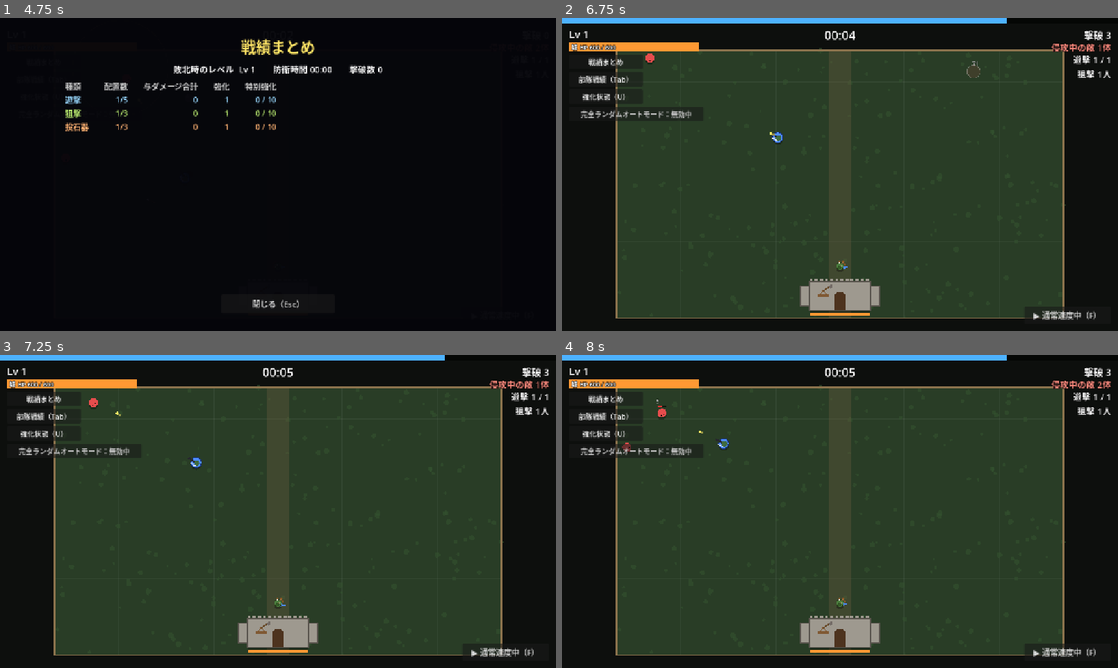
Above: before the commit, frames 1-4 (two rows, left to right).
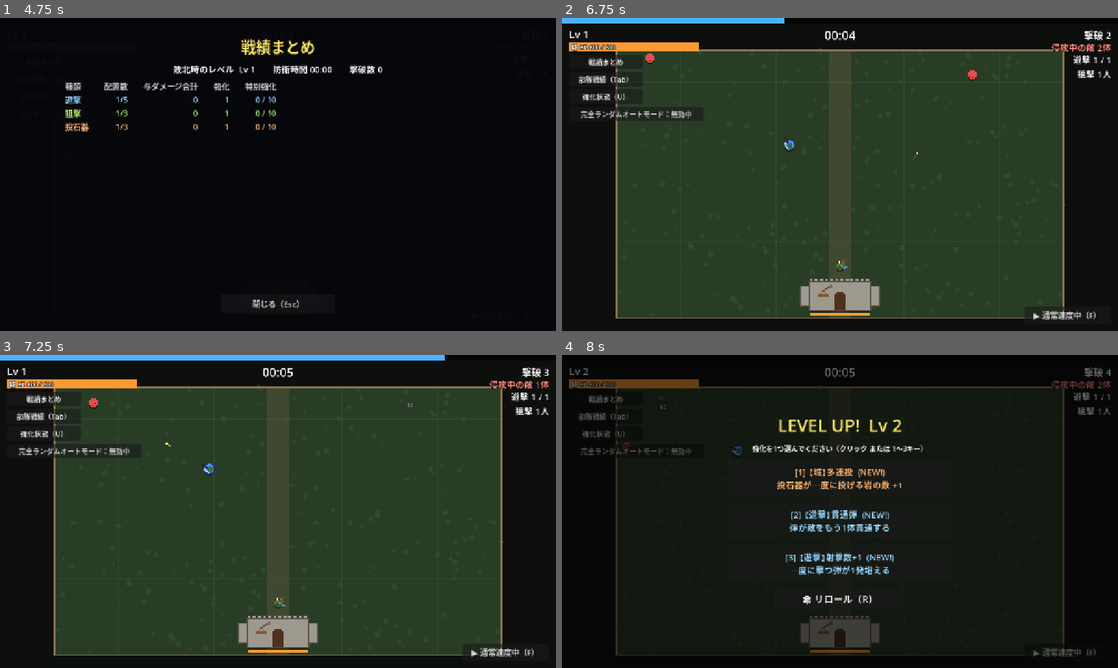
Above: after the commit, the same moments.

Repository: sukepuu/vgnfhusi4v3128904cmtu31
Game: Godot game, scene res://scenes/main.tscn
The game is run twice, just before and just after one commit, with the same random seed, the same clock (stepped at 60 frames per second) and the same inputs.
Inputs (mouse positions are in pixels of both pictures, inside the frame that each line leads up to):
- Up to frame 1 (4.75 s): click "[1] 【遊撃】遊撃部隊 (NEW!) 射撃と剣で戦う遊撃…" at 0.5 s; click "[1] 【狙撃】狙撃部隊 (NEW!) 迎撃部隊の後ろに立…" at 1.25 s; click "[1] 【城】投石器 (NEW!) 大砲より広い範囲に岩を…" at 2 s; click "戦績まとめ" at 2.75 s; click "部隊戦績（Tab）" at 3.5 s; click "強化状態（U）" at 4.25 s
- Up to frame 2 (6.75 s): click "完全ランダムオートモード：無効中" at 5 s; click "▶ 通常速度中（F）" at 5.75 s; click "閉じる（Esc）" at 6.5 s
- Up to frame 3 (7.25 s): no input
- Up to frame 4 (8 s): tap Enter at 7.25 s; move the mouse to (962, 495) at 7.27 s; tap R at 7.35 s; click (962, 495) at 7.42 s; tap Space at 7.52, 7.82 s

Frame 1 is identical in both runs. In frame 2, 0.9% of the frame differs, in the area x 37-99%, y 0-78%; in frame 3, 0.1%; in frame 4, 71%, in the area x 0-99%, y 0-97%.

Commit message:
各部隊・兵装の攻撃力と攻撃間隔を調整
遊撃（射撃10/0.5秒・剣16/0.8秒）、迎撃20/1秒、弓兵20/1秒、狙撃40/2秒、
近衛100/1秒、重装30/2秒、工兵（爆弾360・落とし穴180/設置12秒）、鼓舞140/9秒、
遊撃ペット5/0.5秒、弓兵ペット10/1秒、鼓舞ペット70/9秒、矢倉18/1秒、大砲48/4秒、
投石器120/10秒、バリスタ48/4秒、連射砲3/0.2秒。
強化の計算式の基本値もそろえて変更。突進突きは威力40のまま（倍率400%）。

Co-Authored-By: Claude Opus 5.5 <noreply@anthropic.com>
Claude-Session: https://claude.ai/code/session_011NyugcHQ7VLrKVd7aaRyr2

Diff:
--- a/auto_soldier/scripts/archer_stats.gd
+++ b/auto_soldier/scripts/archer_stats.gd
@@ -3,9 +3,9 @@
 
 var max_hp := 80.0
 ## 弓兵の攻撃力。通常の矢は攻撃力の100%。
-var attack_power := 90.0
+var attack_power := 20.0
 ## 矢を放つ間隔（秒）
-var interval := 0.8
+var interval := 1.0
 ## 一度に放つ矢の数
 var shots := 1
 ## 射程
--- a/auto_soldier/scripts/castle.gd
+++ b/auto_soldier/scripts/castle.gd
@@ -30,8 +30,8 @@
 
 # --- 矢倉（自動で矢を撃つ）
 var tower_count := 0
-var tower_interval := 0.9
-var tower_attack_power := 94.08
+var tower_interval := 1.0
+var tower_attack_power := 18.0
 var tower_range := 520.0
 var _tower_cds: Array = [0.0, 0.3, 0.6, 0.15]
 var _tower_aims: Array = [Vector2.UP, Vector2.UP, Vector2.UP, Vector2.UP]
@@ -43,7 +43,7 @@
 var cannon_level := 0
 var cannon_interval := 4.0
 ## 大砲の基本の威力（変更前の104の70%）。通常の砲弾も特別強化も、ぜんぶここから計算する
-var cannon_attack_power := 36.4
+var cannon_attack_power := 48.0
 var cannon_radius := 90.0
 var cannon_range := 650.0
 var _cannon_cds: Array = [1.0, 2.3, 3.6]
@@ -56,17 +56,17 @@
 
 # --- 投石器（大砲より範囲が広いが、発射間隔が長い）。最大3台
 var catapult_level := 0
-var catapult_interval := 9.0
+var catapult_interval := 10.0
 ## 投石器の基本の威力（変更前の70%）。通常の岩も特別強化も、ぜんぶここから計算する
-var catapult_attack_power := 103.488
+var catapult_attack_power := 120.0
 var catapult_radius := 150.0
 var _catapult_cds: Array = [2.0, 5.0, 8.0]
 var _catapult_swings: Array = [0.0, 0.0, 0.0]
 # --- バリスタ（矢倉より発射間隔が長いが、高威力・射程無限・貫通無限）。最大3基
 var ballista_level := 0
 var rapid_level := 0
-var rapid_attack_power := 55.0
-var rapid_interval := 0.125
+var rapid_attack_power := 3.0
+var rapid_interval := 0.2
 var rapid_shots := 1
 var rapid_pierce := 0
 var rapid_overheat := false
@@ -95,7 +95,7 @@
 var _rapid_flash: Array = [0.0, 0.0]
 var ballista_interval := 4.0
 ## バリスタの基本の威力。通常の矢も特別強化も、ぜんぶここから計算する
-var ballista_attack_power := 274.56
+var ballista_attack_power := 48.0
 var _ballista_cds: Array = [1.0, 2.3, 3.6, 4.9]
 var _ballista_aims: Array = [Vector2.UP, Vector2.UP, Vector2.UP, Vector2.UP]
 var _ballista_recoil: Array = [0.0, 0.0, 0.0, 0.0]
--- a/auto_soldier/scripts/drummer_stats.gd
+++ b/auto_soldier/scripts/drummer_stats.gd
@@ -2,7 +2,7 @@
 ## 鼓舞部隊全員で共有するステータス（通常攻撃は投石器と同じ威力・間隔・範囲から始まる）
 
 ## 鼓舞兵の攻撃力。通常の太鼓は攻撃力の100%。
-var attack_power := 268.8
+var attack_power := 140.0
 ## 太鼓を叩く間隔（秒。投石器と同じ）
 var interval := 9.0
 ## 太鼓が届く範囲（自分を中心にした半径。投石器の範囲と同じ）
--- a/auto_soldier/scripts/engineer.gd
+++ b/auto_soldier/scripts/engineer.gd
@@ -1,5 +1,5 @@
 extends Node2D
-## 工兵部隊。ランダムな地点へ移動して、6秒かけて罠を仕掛ける。
+## 工兵部隊。ランダムな地点へ移動して、12秒かけて罠を仕掛ける。
 ## 爆弾 → 落とし穴 → 爆弾 … と交互に仕掛け続ける。ステータスは game.engineer_stats で共有。
 ## 敵からは狙われない（作業員なので戦闘には参加しない）。
 
--- a/auto_soldier/scripts/engineer_stats.gd
+++ b/auto_soldier/scripts/engineer_stats.gd
@@ -4,7 +4,7 @@
 
 var move_speed := 110.0
 ## 罠1個の設置にかかる時間（秒）
-var plant_time := 6.0
+var plant_time := 12.0
 
 # --- 罠
 ## 工兵の攻撃力。爆弾は200%、落とし穴は100%。
--- a/auto_soldier/scripts/guard_stats.gd
+++ b/auto_soldier/scripts/guard_stats.gd
@@ -11,8 +11,8 @@
 var spear_reach := 110.0
 var spear_width := 10.0
 ## 迎撃兵の攻撃力。通常の槍攻撃は攻撃力の100%。
-var attack_power := 46.0
-var spear_interval := 0.9
+var attack_power := 20.0
+var spear_interval := 1.0
 
 # --- 特別強化
 ## 盾撃（盾で防ぐたびに衝撃波）
--- a/auto_soldier/scripts/heavy.gd
+++ b/auto_soldier/scripts/heavy.gd
@@ -23,14 +23,14 @@
 var regen := 4.0
 var move_speed := 60.0
 ## 重装兵の攻撃力（通常斬撃は攻撃力の100%）
-var attack_power := 31.5
+var attack_power := 30.0
 ## 通常斬撃の威力（以前は基本の1/3だったが、基本値に吸収）
 ## 怒りの闘志・仁王立ちの上乗せの上限
 const RAGE_MAX := 0.4
 const PROVOKE_MAX := 0.4
 var slash_radius := 105.0
 var slash_arc := deg_to_rad(150.0)
-var slash_interval := 1.1
+var slash_interval := 2.0
 
 var _slash_cd := 0.0
 var _hurt_flash := 0.0
--- a/auto_soldier/scripts/knight_stats.gd
+++ b/auto_soldier/scripts/knight_stats.gd
@@ -5,9 +5,9 @@
 var move_speed := 247.0
 ## 近衛兵の攻撃力（剛突で上がる）。突進はこの攻撃力の100%。
 ## 隠密兵は威力に関係なく、当たったらダメージなしで倒れる
-var attack_power := 120.0
+var attack_power := 100.0
 ## 突進の間隔（秒）
-var interval := 1.6
+var interval := 1.0
 ## 突進で進む距離
 var dash_distance := 338.0
 ## 突進の当たる幅の倍率（大槍で上がる）。近衛兵の体の大きさ＋6px にこれを掛けた幅で当たる
--- a/auto_soldier/scripts/main.gd
+++ b/auto_soldier/scripts/main.gd
@@ -152,11 +152,11 @@
 var drum_resonance := false
 var drum_morale := false
 var drum_place := false
-## 鼓舞ペット（鼓舞兵1人あたり pets_per_drummer 匹）。範囲攻撃・攻撃速度のバフ。威力は鼓舞兵の基本の40%から
+## 鼓舞ペット（鼓舞兵1人あたり pets_per_drummer 匹）。範囲攻撃・攻撃速度のバフ。威力は鼓舞兵の基本の50%から
 var drum_pets: Array = []
 var pets_per_drummer := 0
-var drum_pet_attack_power := 107.52
-var drum_pet_interval := 7.2
+var drum_pet_attack_power := 70.0
+var drum_pet_interval := 9.0
 var drum_pet_radius := 120.0
 var drum_pet_giant := false
 var drum_pet_charge := false
@@ -210,11 +210,11 @@
 ## 弓兵1人あたりのペットの数（「弓兵ペット」を取るたびに+1）
 var pets_per_archer := 0
 ## ペットの攻撃力（あとから付くペットにも反映）
-var pet_attack_power := 24.0
-var archer_pet_attack_power := 12.0
+var pet_attack_power := 5.0
+var archer_pet_attack_power := 10.0
 ## ペットの射撃間隔・射程（全ペット共通）
-var pet_interval := 0.8
-var archer_pet_interval := 0.75
+var pet_interval := 0.5
+var archer_pet_interval := 1.0
 var pet_range := 420.0
 ## 弓兵ペットの斬撃の半径（遊撃兵の剣と同じ85から）
 var archer_pet_range := 85.0
@@ -776,8 +776,8 @@
 		heavy = h
 	# 2体目も、すでに取得済みの重装強化・特別強化を引き継ぐ
 	var lv := func(id: String) -> int: return int(upgrade_levels.get(id, 0))
-	h.attack_power = 31.5 * (1.0 + 0.2 * lv.call("heavy_dmg"))
-	h.slash_interval = maxf(0.2, 1.1 / (1.0 + 0.2 * lv.call("heavy_haste")))
+	h.attack_power = 30.0 * (1.0 + 0.2 * lv.call("heavy_dmg"))
+	h.slash_interval = maxf(0.2, 2.0 / (1.0 + 0.2 * lv.call("heavy_haste")))
 	h.slash_radius = 105.0 * (1.0 + 0.2 * lv.call("heavy_range"))
 	h.max_hp = 270.0 * (1.0 + 0.4 * lv.call("heavy_hp"))
 	h.hp = h.max_hp
--- a/auto_soldier/scripts/pet.gd
+++ b/auto_soldier/scripts/pet.gd
@@ -18,13 +18,13 @@
 ## 鼓舞ペットか（main.gd の _fill_drum_pets で true にする）
 var drum := false
 ## ペットの攻撃力（技ごとのダメージはこの値に倍率をかける）
-var attack_power := 24.0
+var attack_power := 5.0
 ## 通常攻撃（ペット弾）の威力の倍率。特別強化のダメージにはかからない
 ## 通常弾の威力（以前は基本の4倍だったが、基本値に吸収）
 ## 爆裂ペット弾の爆発（ペット弾の威力 × これ。前は0.7）
 const BURST_RATIO := 0.35
 var record: Dictionary
-var interval := 0.8
+var interval := 0.5
 var attack_range := 420.0
 
 var _cd := 0.5
--- a/auto_soldier/scripts/sniper_stats.gd
+++ b/auto_soldier/scripts/sniper_stats.gd
@@ -3,9 +3,9 @@
 
 var max_hp := 60.0
 ## 狙撃兵の攻撃力。通常の矢は攻撃力の100%。
-var attack_power := 70.875
+var attack_power := 40.0
 ## 矢を放つ間隔（秒）
-var interval := 1.6
+var interval := 2.0
 ## 一度に放つ矢の数
 var shots := 1
 ## 射程
--- a/auto_soldier/scripts/soldier_stats.gd
+++ b/auto_soldier/scripts/soldier_stats.gd
@@ -7,25 +7,25 @@
 
 # --- 射撃（点）
 var shot_count := 1
-var fire_interval := 0.55
+var fire_interval := 0.5
 ## 遊撃兵の攻撃力。通常射撃は攻撃力の100%。
-var attack_power := 5.0
+var attack_power := 10.0
 var bullet_speed := 680.0
 var bullet_pierce := 0
 var fire_range := 460.0
 
 # --- 剣（面）
 ## 剣の攻撃力倍率（剣術の強化を含む）。通常斬撃は攻撃力の320%。
-var sword_power_mult := 3.2
+var sword_power_mult := 1.6
 var sword_radius := 85.0
 var sword_arc := deg_to_rad(150.0)
-var sword_interval := 0.75
+var sword_interval := 0.8
 
 # --- 突進突き（強化で解放）
 var dash_level := 0
 var dash_interval := 4.0
 ## 突進突きの攻撃力倍率（突進突きを重ねて取得すると上がる）。
-var dash_power_mult := 8.0
+var dash_power_mult := 4.0
 
 
 func sword_attack_power() -> float:
--- a/auto_soldier/scripts/upgrades.gd
+++ b/auto_soldier/scripts/upgrades.gd
@@ -555,13 +555,13 @@
 ## ペットの攻撃力 = 基本 ×（1 + 0.2 × 専用の威力強化レベル）。ペット数を増やす強化では威力は変わらない。
 static func _update_pet_attack_power(game: Node2D) -> void:
 	var lv: Dictionary = game.upgrade_levels
-	game.pet_attack_power = 24.0 * (1.0 + 0.2 * int(lv.get("pet_fang", 0)))
+	game.pet_attack_power = 5.0 * (1.0 + 0.2 * int(lv.get("pet_fang", 0)))
 	for p in game.pets:
 		p.attack_power = game.pet_attack_power
-	game.archer_pet_attack_power = 12.0 * (1.0 + 0.2 * int(lv.get("archer_pet_fang", 0)))
+	game.archer_pet_attack_power = 10.0 * (1.0 + 0.2 * int(lv.get("archer_pet_fang", 0)))
 	for p in game.archer_pets:
 		p.attack_power = game.archer_pet_attack_power
-	game.drum_pet_attack_power = 107.52 * (1.0 + 0.2 * int(lv.get("drum_pet_dmg", 0)))
+	game.drum_pet_attack_power = 70.0 * (1.0 + 0.2 * int(lv.get("drum_pet_dmg", 0)))
 	for p in game.drum_pets:
 		p.attack_power = game.drum_pet_attack_power
 
@@ -570,8 +570,8 @@
 static func _update_castle_damage(game: Node2D) -> void:
 	var lv: Dictionary = game.upgrade_levels
 	# 強化を取得しても、矢倉・バリスタの基礎威力を保ったまま強化分を再計算する
-	game.castle.tower_attack_power = 94.08 * (1.0 + 0.2 * int(lv.get("tower_dmg", 0))) * (1.3 if int(lv.get("sp_tower_ap", 0)) > 0 else 1.0)
-	game.castle.ballista_attack_power = 274.56 * (1.0 + 0.2 * int(lv.get("ballista_dmg", 0))) * (1.5 if int(lv.get("sp_big_bolt", 0)) > 0 else 1.0)
+	game.castle.tower_attack_power = 18.0 * (1.0 + 0.2 * int(lv.get("tower_dmg", 0))) * (1.3 if int(lv.get("sp_tower_ap", 0)) > 0 else 1.0)
+	game.castle.ballista_attack_power = 48.0 * (1.0 + 0.2 * int(lv.get("ballista_dmg", 0))) * (1.5 if int(lv.get("sp_big_bolt", 0)) > 0 else 1.0)
 
 
 static func apply(id: String, new_level: int, game: Node2D) -> void:
@@ -583,13 +583,13 @@
 		"multishot":
 			st.shot_count += 1
 		"firerate":
-			st.fire_interval = maxf(0.1, 0.55 / (1.0 + 0.2 * new_level))
+			st.fire_interval = maxf(0.1, 0.5 / (1.0 + 0.2 * new_level))
 		"bullet_dmg":
-			st.attack_power = 5.0 * (1.0 + 0.2 * new_level)
+			st.attack_power = 10.0 * (1.0 + 0.2 * new_level)
 		"pierce":
 			st.bullet_pierce += 1
 		"sword_dmg":
-			st.sword_power_mult = 3.2 * (1.0 + 0.2 * new_level)
+			st.sword_power_mult = 1.6 * (1.0 + 0.2 * new_level)
 		"sword_range":
 			st.sword_radius = 85.0 * (1.0 + 0.2 * new_level)
 		"whirlwind":
@@ -623,7 +623,7 @@
 		"spear_reach":
 			game.guard_stats.spear_reach += 25.0
 		"spear_dmg":
-			game.guard_stats.attack_power = 46.0 * (1.0 + 0.2 * new_level)
+			game.guard_stats.attack_power = 20.0 * (1.0 + 0.2 * new_level)
 		"catapult":
 			castle.catapult_level = new_level
 		"ballista":
@@ -631,9 +631,9 @@
 		"rapid":
 			castle.rapid_level = new_level
 		"rapid_dmg":
-			castle.rapid_attack_power = 55.0 * (1.0 + 0.2 * new_level)
+			castle.rapid_attack_power = 3.0 * (1.0 + 0.2 * new_level)
 		"rapid_rate":
-			castle.rapid_interval = maxf(0.03, 0.125 / (1.0 + 0.2 * new_level))
+			castle.rapid_interval = maxf(0.03, 0.2 / (1.0 + 0.2 * new_level))
 		"rapid_pierce":
 			castle.rapid_pierce += 1
 		"rapid_multi":
@@ -645,7 +645,7 @@
 		"ballista_multi":
 			castle.ballista_shots += 1
 		"artillery":
-			castle.cannon_attack_power = 36.4 * (1.0 + 0.2 * new_level)
+			castle.cannon_attack_power = 48.0 * (1.0 + 0.2 * new_level)
 		"cannon_rate":
 			castle.cannon_interval = maxf(0.5, 4.0 / (1.0 + 0.2 * new_level))
 		"cannon_range":
@@ -653,9 +653,9 @@
 		"cannon_multi":
 			castle.cannon_shots += 1
 		"catapult_dmg":
-			castle.catapult_attack_power = 103.488 * (1.0 + 0.2 * new_level)
+			castle.catapult_attack_power = 120.0 * (1.0 + 0.2 * new_level)
 		"catapult_rate":
-			castle.catapult_interval = maxf(1.0, 9.0 / (1.0 + 0.2 * new_level))
+			castle.catapult_interval = maxf(1.0, 10.0 / (1.0 + 0.2 * new_level))
 		"catapult_range":
 			castle.catapult_radius = 150.0 * (1.0 + 0.2 * new_level)
 		"catapult_multi":
@@ -666,10 +666,10 @@
 			game.add_engineer()
 		"heavy_dmg":
 			for h in game.all_heavies():
-				h.attack_power = 31.5 * (1.0 + 0.2 * new_level)
+				h.attack_power = 30.0 * (1.0 + 0.2 * new_level)
 		"heavy_haste":
 			for h in game.all_heavies():
-				h.slash_interval = maxf(0.2, 1.1 / (1.0 + 0.2 * new_level))
+				h.slash_interval = maxf(0.2, 2.0 / (1.0 + 0.2 * new_level))
 		"heavy_range":
 			for h in game.all_heavies():
 				h.slash_radius = 105.0 * (1.0 + 0.2 * new_level)
@@ -688,7 +688,7 @@
 		"trap_dmg":
 			game.engineer_stats.attack_power = 180.0 * (1.0 + 0.2 * new_level)
 		"trap_speed":
-			game.engineer_stats.plant_time = maxf(1.0, 6.0 * (1.0 - 0.1 * new_level))
+			game.engineer_stats.plant_time = maxf(1.0, 12.0 * (1.0 - 0.1 * new_level))
 		"engineer_move":
 			game.engineer_stats.move_speed = 110.0 * (1.0 + 0.15 * new_level)
 		"trap_range":
@@ -811,7 +811,7 @@
 			castle.snowman = true
 		# ---- ペット
 		"pet_rate":
-			game.pet_interval = maxf(0.1, 0.8 / (1.0 + 0.2 * new_level))
+			game.pet_interval = maxf(0.1, 0.5 / (1.0 + 0.2 * new_level))
 		"pet_fang":
 			_update_pet_attack_power(game)
 		"pet_eye":
@@ -896,9 +896,9 @@
 		"knight":
 			game.add_knight()
 		"knight_dmg":
-			game.knight_stats.attack_power = 120.0 * (1.0 + 0.2 * new_level)
+			game.knight_stats.attack_power = 100.0 * (1.0 + 0.2 * new_level)
 		"knight_rate":
-			game.knight_stats.interval = maxf(0.3, 1.6 / (1.0 + 0.2 * new_level))
+			game.knight_stats.interval = maxf(0.3, 1.0 / (1.0 + 0.2 * new_level))
 		"knight_width":
 			game.knight_stats.hit_width = 1.0 * (1.0 + 0.3 * new_level)
 		"knight_move":
@@ -1021,7 +1021,7 @@
 			game.add_archer_pet()
 			_update_pet_attack_power(game)
 		"archer_pet_rate":
-			game.archer_pet_interval = maxf(0.2, 0.75 / (1.0 + 0.2 * new_level))
+			game.archer_pet_interval = maxf(0.2, 1.0 / (1.0 + 0.2 * new_level))
 		"archer_pet_fang":
 			_update_pet_attack_power(game)
 		"archer_pet_eye":
@@ -1029,11 +1029,11 @@
 		"archer_pet_multi":
 			game.archer_pet_shots += 1
 		"archer_rate":
-			game.archer_stats.interval = maxf(0.1, 0.8 / (1.0 + 0.2 * new_level))
+			game.archer_stats.interval = maxf(0.1, 1.0 / (1.0 + 0.2 * new_level))
 		"archer_multi":
 			game.archer_stats.shots += 1
 		"archer_dmg":
-			game.archer_stats.attack_power = 90.0 * (1.0 + 0.2 * new_level)
+			game.archer_stats.attack_power = 20.0 * (1.0 + 0.2 * new_level)
 		"archer_pierce":
 			game.archer_stats.pierce += 1
 		"archer_size":
@@ -1042,7 +1042,7 @@
 		"drummer":
 			game.add_drummer()
 		"drum_dmg":
-			game.drummer_stats.attack_power = 268.8 * (1.0 + 0.2 * new_level)
+			game.drummer_stats.attack_power = 140.0 * (1.0 + 0.2 * new_level)
 		"drum_rate":
 			game.drummer_stats.interval = maxf(1.0, 9.0 / (1.0 + 0.2 * new_level))
 		"drum_range":
@@ -1072,7 +1072,7 @@
 		"drum_pet_dmg":
 			_update_pet_attack_power(game)
 		"drum_pet_rate":
-			game.drum_pet_interval = maxf(1.0, 7.2 / (1.0 + 0.2 * new_level))
+			game.drum_pet_interval = maxf(1.0, 9.0 / (1.0 + 0.2 * new_level))
 		"drum_pet_range":
 			game.drum_pet_radius = 120.0 * (1.0 + 0.15 * new_level)
 		"sp_drum_pet_giant":
@@ -1102,11 +1102,11 @@
 		"sp_drum_place":
 			game.drum_place = true
 		"sniper_rate":
-			game.sniper_stats.interval = maxf(0.2, 1.6 / (1.0 + 0.2 * new_level))
+			game.sniper_stats.interval = maxf(0.2, 2.0 / (1.0 + 0.2 * new_level))
 		"sniper_multi":
 			game.sniper_stats.shots += 1
 		"sniper_dmg":
-			game.sniper_stats.attack_power = 70.875 * (1.0 + 0.2 * new_level)
+			game.sniper_stats.attack_power = 40.0 * (1.0 + 0.2 * new_level)
 		"sniper_pierce":
 			game.sniper_stats.pierce += 1
 		"sniper_size":
@@ -1201,7 +1201,7 @@
 		"tower_dmg":
 			_update_castle_damage(game)
 		"tower_rate":
-			castle.tower_interval = maxf(0.2, 0.9 / (1.0 + 0.2 * new_level))
+			castle.tower_interval = maxf(0.2, 1.0 / (1.0 + 0.2 * new_level))
 		"tower_pierce":
 			castle.tower_pierce += 1
 		"tower_multi":
